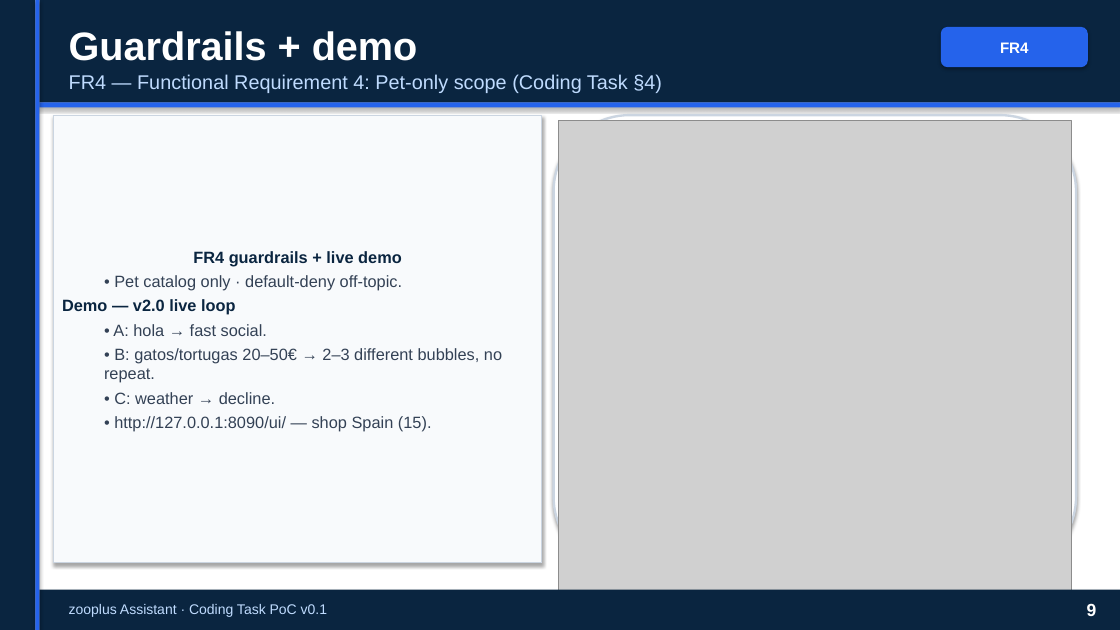
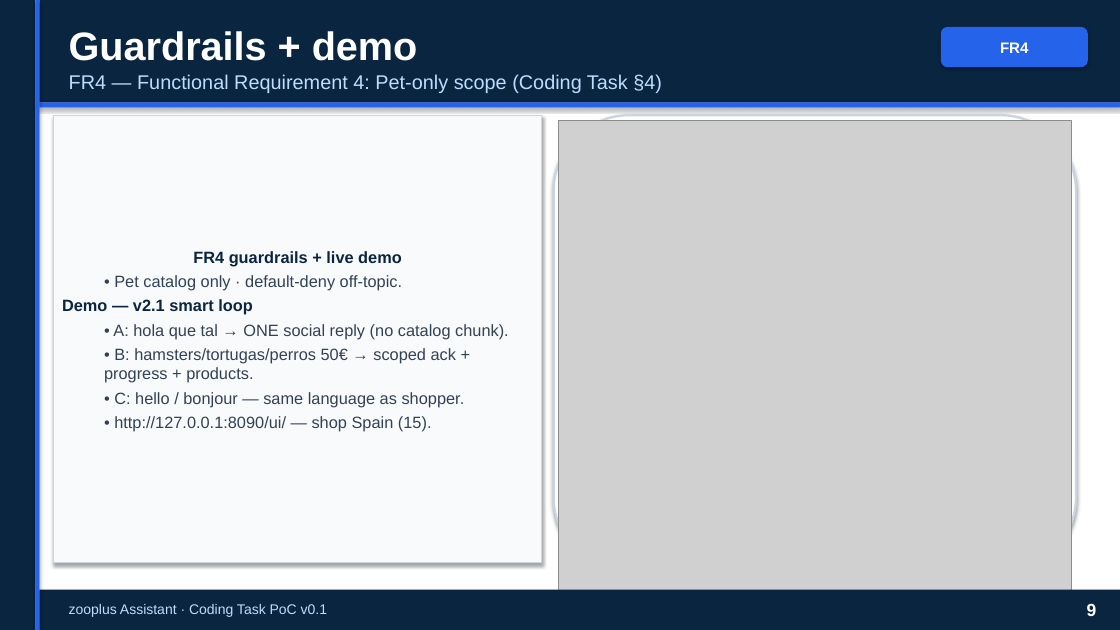
Before and after one commit to peluzzza/PoCAssistantZooplus, a slide deck: slide 9 of docs/deliverables/v0.1/zooplus-assistant-interview-15min-pro.pptx. Drawn at 1120x630 pixels with LibreOffice and Linux fonts; fonts in the diff are those of the drawing; grey boxes stand for pictures. Boxes give left, top, right and bottom in pixels: in the first picture for what was removed or moved away, otherwise in the second. Text is boxed around its words. In the diff, an @@ line names an element or a change of style, - is before the commit and + after.

```diff
--- a/docs/deliverables/v0.1/zooplus-assistant-interview-15min-pro.pptx
+++ b/docs/deliverables/v0.1/zooplus-assistant-interview-15min-pro.pptx
@@ text in rectangle at (62,299,509,407): text changed @@
-Demo — v2.0 live loop
-  • A: hola → fast social.
-  • B: gatos/tortugas 20–50€ → 2–3 different bubbles, no repeat.
-  • C: weather → decline.
+Demo — v2.1 smart loop
+  • A: hola que tal → ONE social reply (no catalog chunk).
+  • B: hamsters/tortugas/perros 50€ → scoped ack + progress + products.
+  • C: hello / bonjour — same language as shopper.
```
Also in this commit, not shown: 3 other slides changed, 19 other files.
